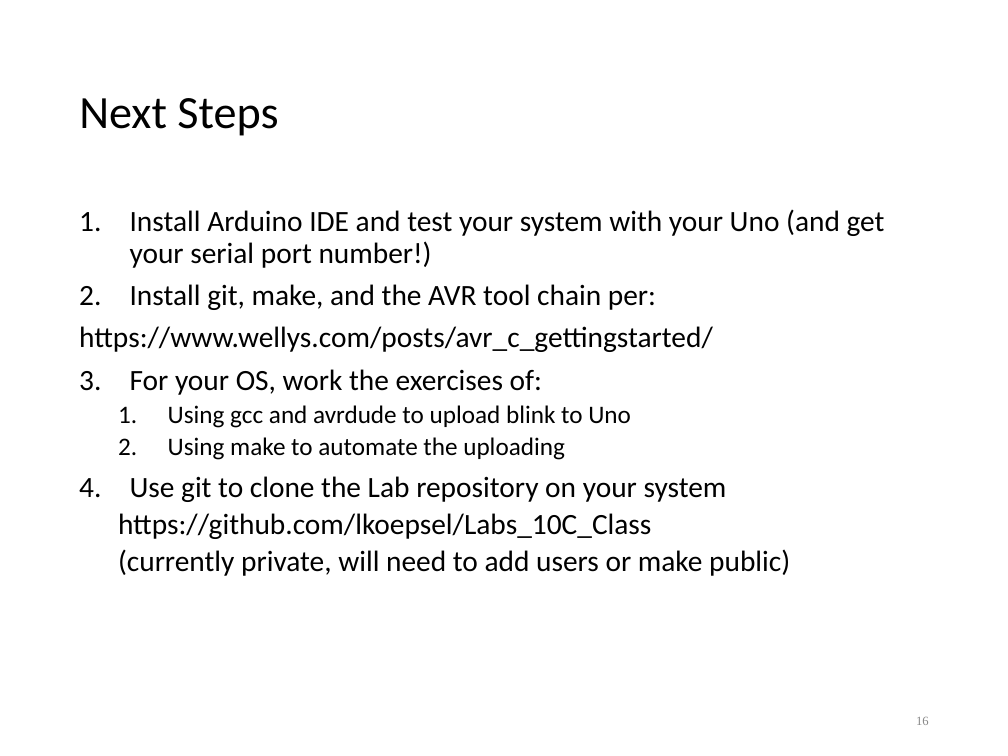
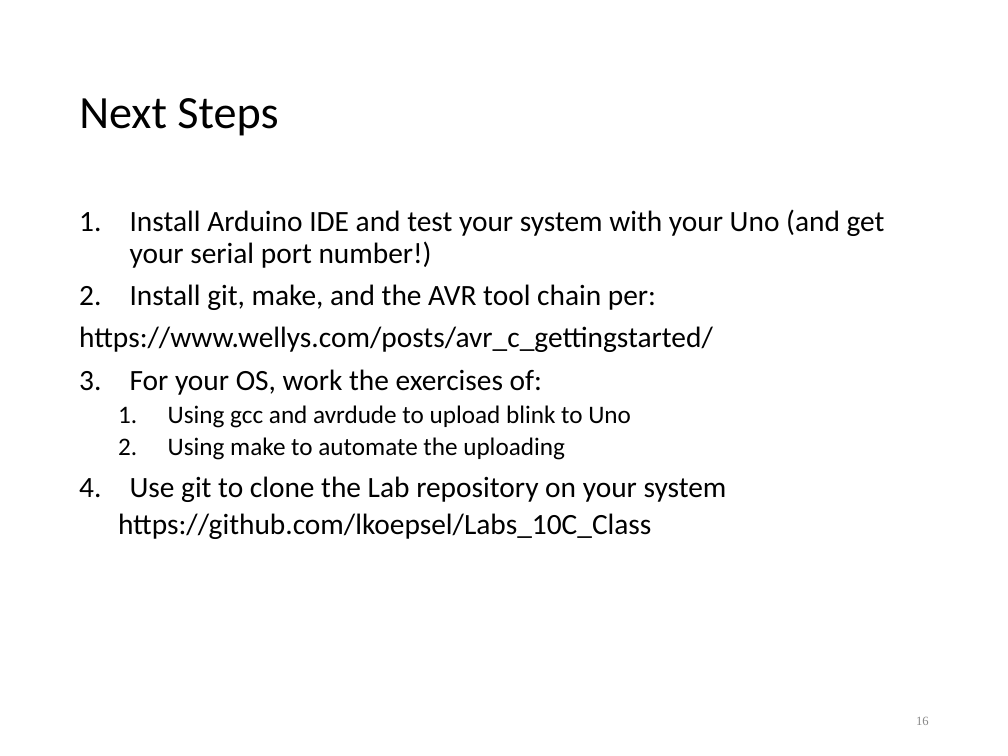
Before and after one commit to lkoepsel/Labs_10C_Class, a slide deck: slide 16 of lec1bIntro.ppt. Drawn at 1008x756 pixels with LibreOffice and Linux fonts; fonts in the diff are those of the drawing. Boxes give left, top, right and bottom in pixels: in the first picture for what was removed or moved away, otherwise in the second. Text is boxed around its words. In the diff, an @@ line names an element or a change of style, - is before the commit and + after.

```diff
--- a/lec1bIntro.ppt
+++ b/lec1bIntro.ppt
@@ text at <box>118,549,790,576</box>: paragraph removed @@
-  (currently private, will need to add users or make public)
```
Also in this commit, not shown: 7 other files.
